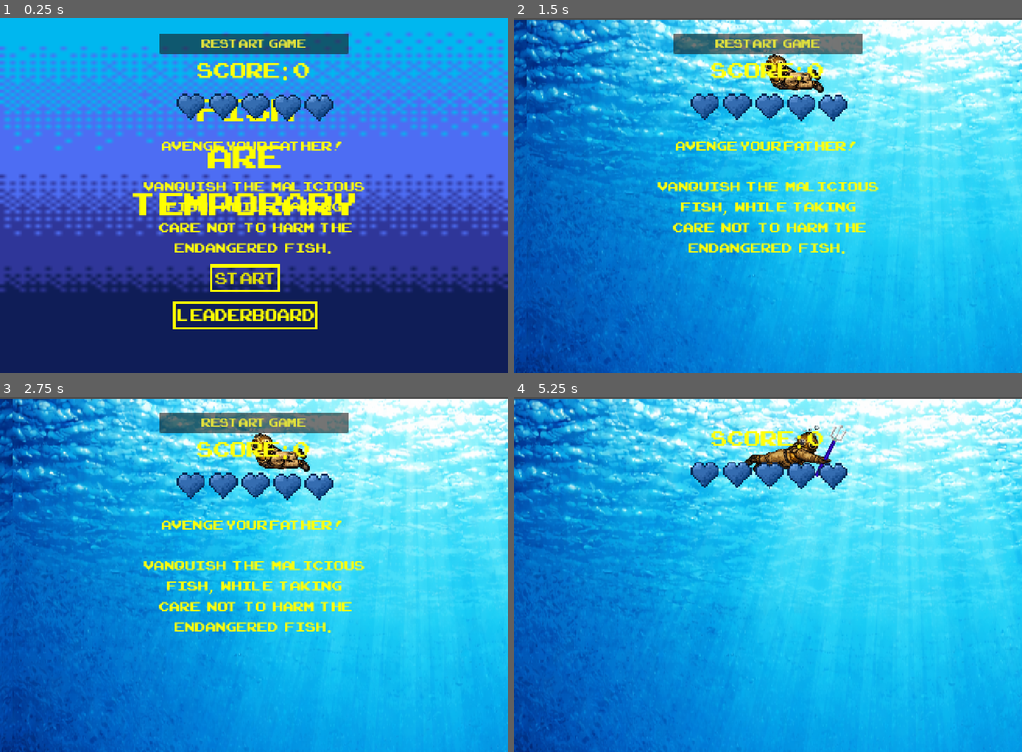
Above: before the commit, frames 1-4 (two rows, left to right).
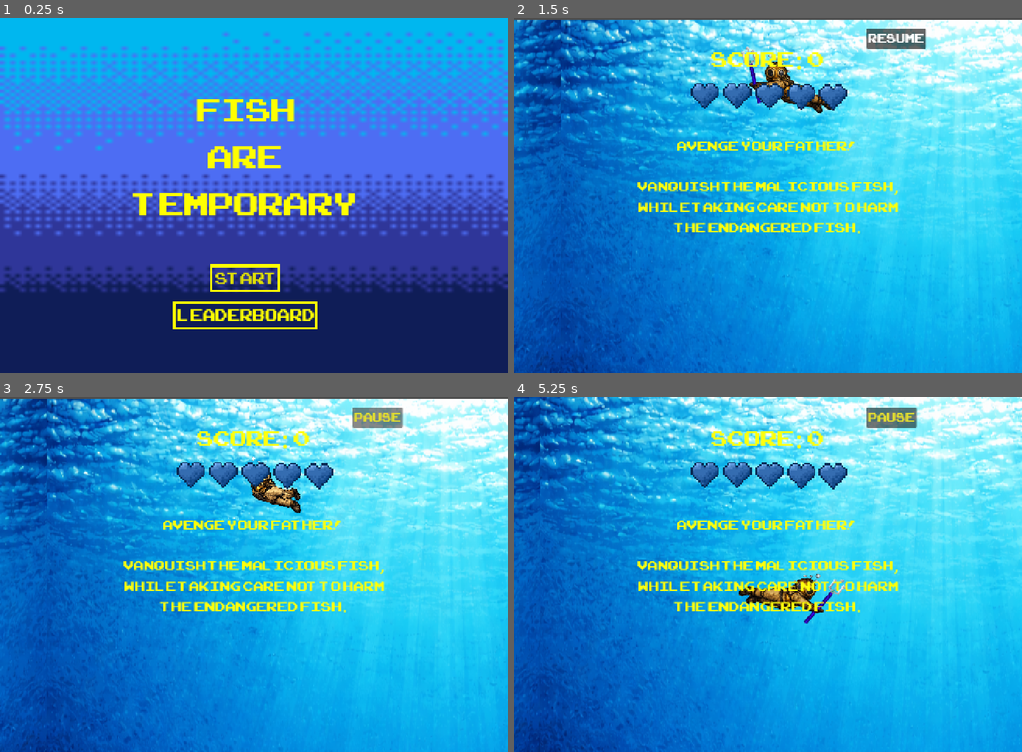
Above: after the commit, the same moments.

Repository: JanzenWill/FAT_SJ
Game: Godot game, scene res://main.tscn
Two runs of this game, one before a commit and one after it. Both use one fixed random seed, a clock stepped at 60 frames per second and the inputs below.
Inputs (mouse positions are in pixels of both pictures, inside the frame that each line leads up to):
- Up to frame 1 (0.25 s): no input
- Up to frame 2 (1.5 s): click "START" at 0.5 s; click (889, 39) at 1.25 s, where only the run after the commit has a clickable "Pause"
- Up to frame 3 (2.75 s): click (381, 418) at 2 s, where only the run after the commit has a clickable "Resume"
- Up to frame 4 (5.25 s): click (768, 421) at 2.75 s, where only the run before the commit has a clickable "Restart Game"; move the mouse to (879, 556) at 3.52 s; hold Right (move_right) 3.53-4.28 s; click (879, 556) at 3.6 s; move the mouse to (666, 592) at 4.27 s; hold Down (move_down) 4.28-5.03 s; click (666, 592) at 4.35 s; move the mouse to (818, 496) at 5.02 s; hold Right (move_right) from 5.03 s (still down); click (818, 496) at 5.1 s

The runs differ from the first frame. In frame 1, 6.7% of the frame differs, in the area x 28-72%, y 4-67%; in frame 2, 36%; in frame 3, 36%; in frame 4, 37%, in the area x 0-100%, y 0-100%.
Error before the commit: Parse Error: Used space character for indentation instead of tab as used before in the file. (res://main.gd:257)

Commit message:
added pause button

Diff:
--- a/hud.gd
+++ b/hud.gd
@@ -2,6 +2,7 @@
 
 signal restart_game
 signal save_score_requested(player_name)
+signal pause_game
 
 
 func show_message(text):
@@ -74,3 +75,11 @@
 	label.modulate = Color(1, 0.2, 0.2)
 	await get_tree().create_timer(0.2).timeout
 	label.modulate = Color(1, 1, 1)
+
+
+func _on_pause_button_pressed() -> void:
+	if $PauseButton.text == "Pause":
+		$PauseButton.text = "Resume"
+	else:
+		$PauseButton.text = "Pause"
+	pause_game.emit()
--- a/hud.tscn
+++ b/hud.tscn
@@ -97,6 +97,23 @@
 horizontal_alignment = 1
 autowrap_mode = 2
 
+[node name="PauseButton" type="Button" parent="."]
+process_mode = 3
+anchors_preset = -1
+offset_left = 936.0
+offset_top = 28.0
+offset_right = 1068.0
+offset_bottom = 82.0
+theme_override_colors/font_color = Color(0.886059, 0.8714254, 0.17993125, 1)
+theme_override_colors/font_focus_color = Color(0.8862745, 0.87058824, 0.18039216, 1)
+theme_override_colors/font_pressed_color = Color(0.8862745, 0.87058824, 0.18039216, 1)
+theme_override_colors/font_hover_color = Color(0.8862745, 0.87058824, 0.18039216, 1)
+theme_override_fonts/font = ExtResource("2_8sq4i")
+theme_override_font_sizes/font_size = 45
+toggle_mode = true
+text = "Pause"
+
 [connection signal="pressed" from="VBoxContainer/StartButton" to="." method="_on_start_button_pressed"]
 [connection signal="pressed" from="VBoxContainer/SaveScoreButton" to="." method="_on_save_score_button_pressed"]
 [connection signal="timeout" from="MessageTimer" to="." method="_on_message_timer_timeout"]
+[connection signal="pressed" from="PauseButton" to="." method="_on_pause_button_pressed"]
--- a/main.gd
+++ b/main.gd
@@ -23,6 +23,7 @@
 	$StartMenu.show()
 	$StartMenu.start_game.connect(_on_start_menu_start_game)
 	$HUD.restart_game.connect(_on_restart_game)
+	$HUD.pause_game.connect(_on_pause_game)
 	$HUD.save_score_requested.connect(_on_save_score_requested)
 	$Player.hit.connect(_on_player_hit)
 	$Player.health_changed.connect($HUD.update_health)
@@ -255,7 +256,7 @@
 func _on_shark_boss_killed() -> void:
 	shark_alive = false
 	shark_boss = null
- 	$Player.health = $Player.max_health
+	$Player.health = $Player.max_health
 	$Hud.update_health(3)
 
 	for i in range(3):
@@ -305,3 +306,6 @@
 
 	# Spawn the mob by adding it to the Main scene.
 	add_child(passive_mob_2)
+
+func _on_pause_game():
+	get_tree().paused = !get_tree().paused
